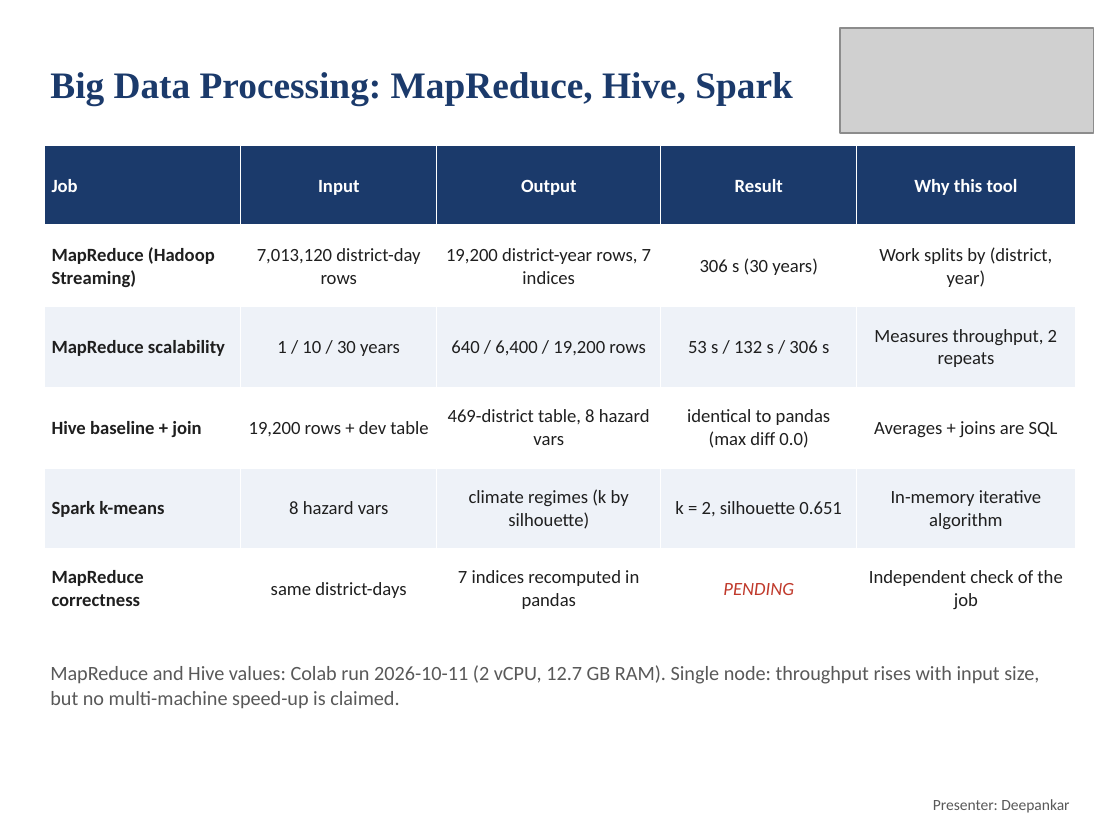
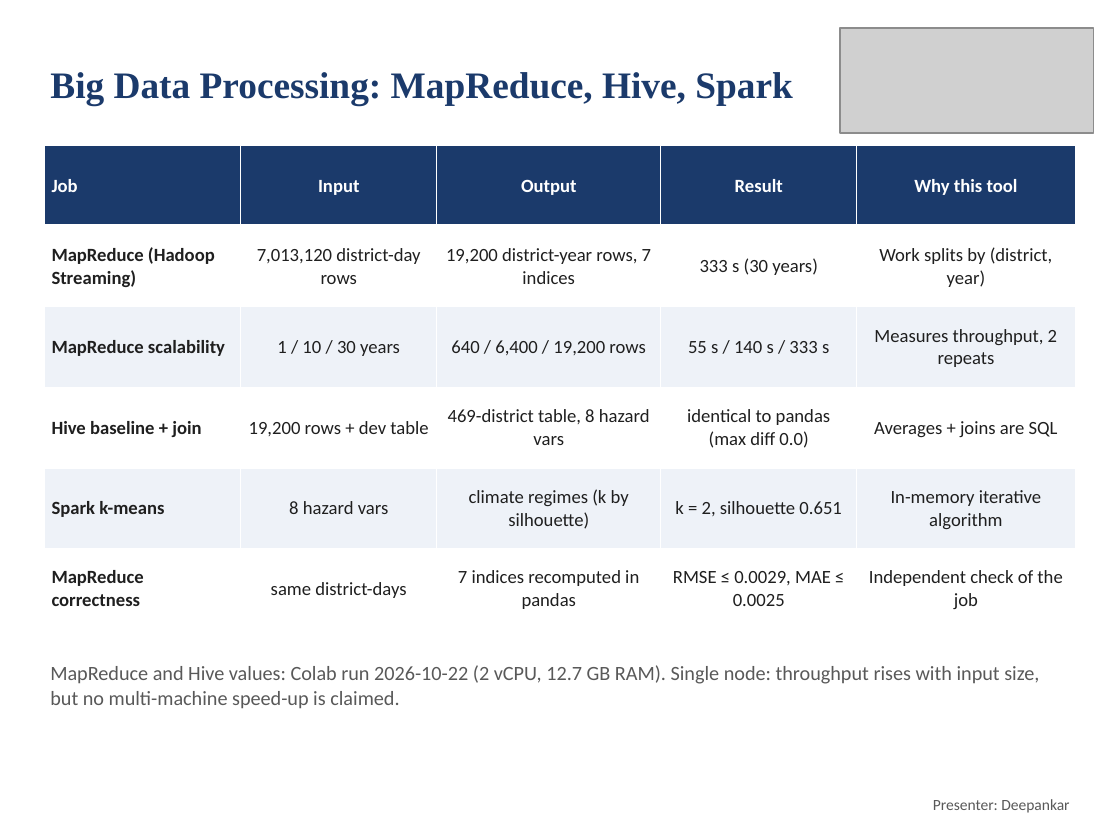
Before and after one commit to deepankarkumar1310/hadoop-ml-algorithm-, a slide deck: slide 8 of docs/Review2_Deck.pptx. Drawn at 1120x840 pixels with LibreOffice and Linux fonts; fonts in the diff are those of the drawing; grey boxes stand for pictures. Boxes give left, top, right and bottom in pixels: in the first picture for what was removed or moved away, otherwise in the second. Text is boxed around its words. In the diff, an @@ line names an element or a change of style, - is before the commit and + after.

Commit message:
Results from the Colab run of 2026-10-22: HDFS, MapReduce, Hive, Spark k-means, models; slides updated

```diff
--- a/docs/Review2_Deck.pptx
+++ b/docs/Review2_Deck.pptx
@@ table at (45,146,1075,629) @@
-row 2, column 4: 306 s (30 years)
+row 2, column 4: 333 s (30 years)
-row 3, column 4: 53 s / 132 s / 306 s
+row 3, column 4: 55 s / 140 s / 333 s
-row 6, column 4: PENDING
+row 6, column 4: RMSE ≤ 0.0029, MAE ≤ 0.0025
@@ text at (50,665,1039,709): text changed @@
-MapReduce and Hive values: Colab run 2026-10-11 (2 vCPU, 12.7 GB RAM). Single node: throughput rises with input size, but no multi-machine speed-up is claimed.
+MapReduce and Hive values: Colab run 2026-10-22 (2 vCPU, 12.7 GB RAM). Single node: throughput rises with input size, but no multi-machine speed-up is claimed.
```
Also in this commit, not shown: 13 other slides changed, 47 other files.
